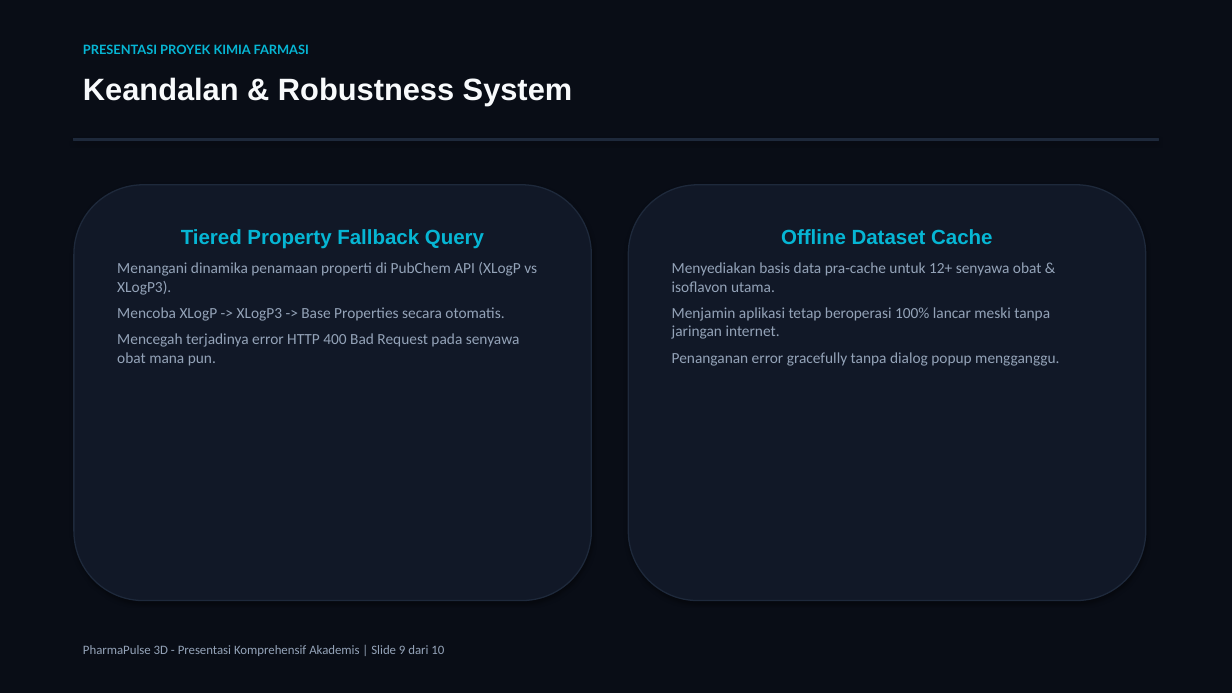
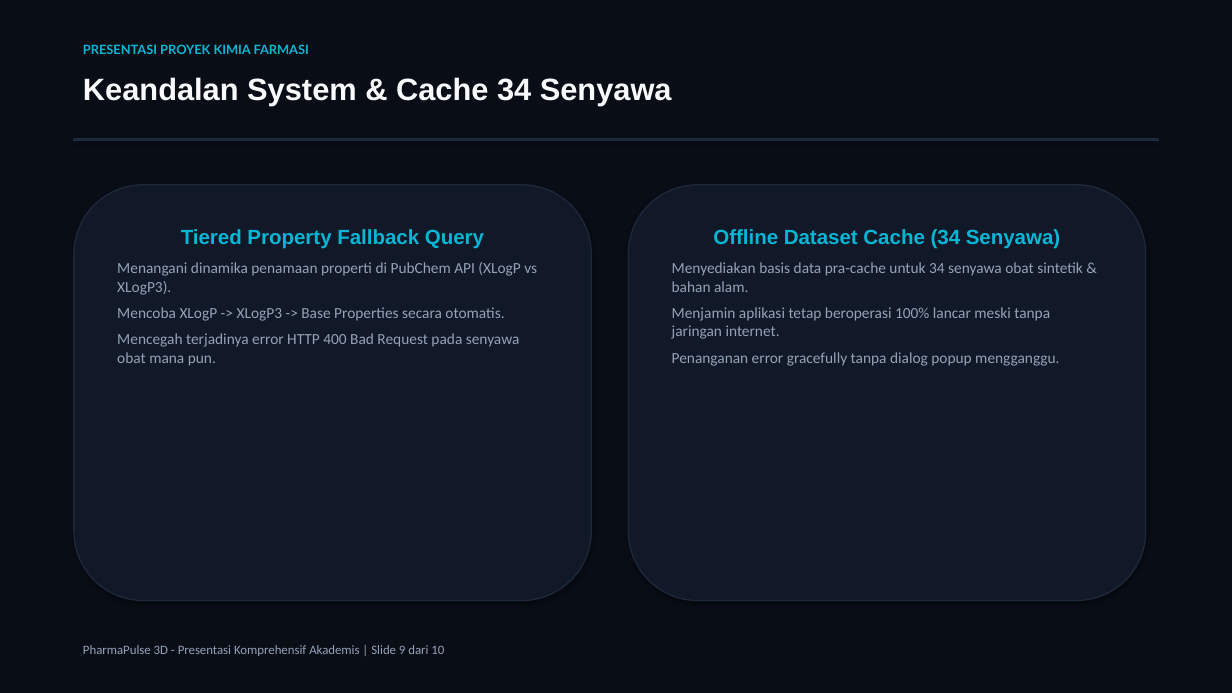
Before and after one commit to novarani1511/pharmapulse-3d, a slide deck: slide 9 of Presentasi_PharmaPulse_3D.pptx. Drawn at 1232x693 pixels with LibreOffice and Linux fonts; fonts in the diff are those of the drawing. Boxes give left, top, right and bottom in pixels: in the first picture for what was removed or moved away, otherwise in the second. Text is boxed around its words. In the diff, an @@ line names an element or a change of style, - is before the commit and + after.

```diff
--- a/Presentasi_PharmaPulse_3D.pptx
+++ b/Presentasi_PharmaPulse_3D.pptx
@@ text at bbox=[83, 77, 672, 105]: text changed @@
-Keandalan & Robustness System
+Keandalan System & Cache 34 Senyawa
@@ text in rounded rectangle at bbox=[672, 229, 1083, 292]: text changed @@
-Offline Dataset Cache
-Menyediakan basis data pra-cache untuk 12+ senyawa obat & isoflavon utama.
+Offline Dataset Cache (34 Senyawa)
+Menyediakan basis data pra-cache untuk 34 senyawa obat sintetik & bahan alam.
```
Also in this commit, not shown: 8 other slides changed, 2 other files.
